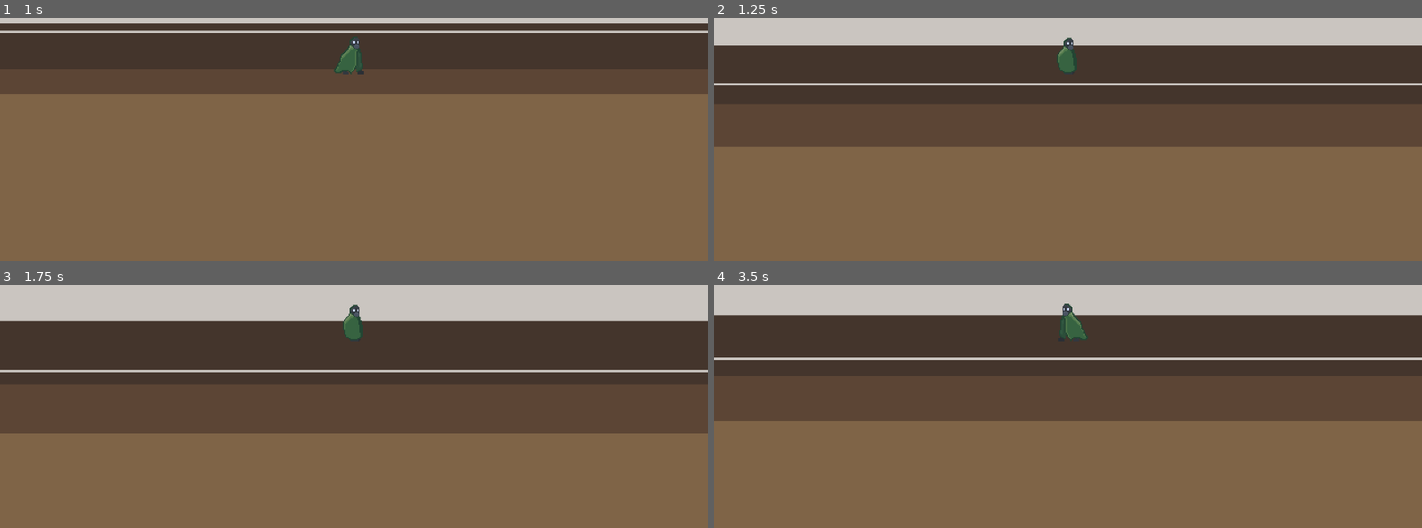
Above: before the commit, frames 1-4 (two rows, left to right).
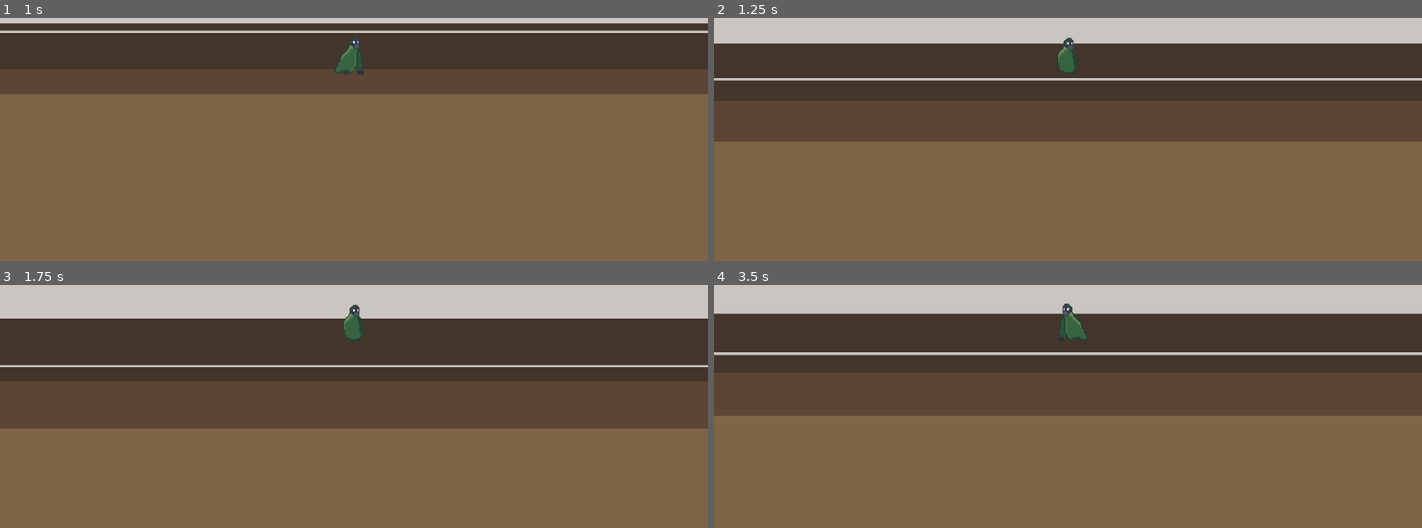
Above: after the commit, the same moments.

Repository: maroisa/everdusk
Game: Godot game, scene res://worlds/world.tscn
The game is run twice, just before and just after one commit, with the same random seed, the same clock (stepped at 60 frames per second) and the same inputs.
Inputs (mouse positions are in pixels of both pictures, inside the frame that each line leads up to):
- Up to frame 1 (1 s): tap Enter at 0.5 s; move the mouse to (509, 42) at 0.52 s; hold D (right) from 0.53 s (still down); click (509, 42) at 0.6 s; tap Space (ui_select) at 0.77, 0.8 s
- Up to frame 2 (1.25 s): keep holding D (right); tap Space (ui_select) at 1.07 s
- Up to frame 3 (1.75 s): keep holding D (right); move the mouse to (212, 348) at 1.27 s; tap Space (ui_select) at 1.35, 1.52 s; click (212, 348) at 1.55 s
- Up to frame 4 (3.5 s): tap Space (ui_select) at 1.82, 2.3, 2.75, 3.02, 3.32 s; move the mouse to (outside the picture) at 2.02 s; release D (right) at 2.03 s; hold A (left) 2.03-2.78 s; click (outside the picture) at 2.1 s; move the mouse to (1032, 408) at 2.77 s; hold D (right) from 2.78 s (still down); click (1032, 408) at 2.85 s

Frame 1 is identical in both runs. In frame 2, 4.7% of the frame differs, in the area x 0-100%, y 10-54%; in frame 3, 5.1%; in frame 4, 5.8%, in the area x 0-100%, y 11-56%.

Commit message:
add state machine

Diff:
--- a/characters/player/player.gd
+++ b/characters/player/player.gd
@@ -2,67 +2,7 @@
 
 const SPEED = 150
 
-var state = states.MOVE
 var velocity_static = Vector2()
 var velocity = Vector2()
 
 onready var animstate = $AnimationTree.get("parameters/playback")
-
-enum states {
-	MOVE
-	JUMP
-	ATTACK
-}
-
-var initial_state = false
-
-func move_state():
-	var direction = Input.get_axis("left", "right")
-	velocity.x = lerp(velocity.x, direction * SPEED, 0.2)
-
-	if $JumpTimer.is_stopped():
-		velocity.y += 10
-
-	if velocity.x != 0:
-		animstate.travel("Walk")
-		velocity_static = velocity
-	else:
-		animstate.travel("Idle")
-
-	if is_on_floor():
-		if Input.is_action_just_pressed("ui_select") and $JumpTimer.is_stopped():
-			velocity.y = -225
-			$JumpTimer.start()
-			state = states.JUMP
-
-		if Input.is_action_just_pressed("attack"):
-			animstate.travel("Attack")
-			state = states.ATTACK
-
-	move_and_slide(velocity, Vector2.UP)
-
-func attack_state():
-	if Input.is_action_just_pressed("attack"):
-		animstate.travel("Attack")
-		state = states.ATTACK
-
-	if animstate.get_current_node() != "Attack":
-		if initial_state:
-			initial_state = false
-			state = states.MOVE
-		else:
-			initial_state = true
-
-func jump_state():
-	print("JUmped")
-	if $JumpTimer.is_stopped():
-		velocity.y += 10
-
-	if is_on_floor():
-		state = states.MOVE
-	move_and_slide(velocity, Vector2.UP)
-
-func _physics_process(delta):
-	if state == states.MOVE: move_state()
-	if state == states.ATTACK: attack_state()
-	if state == states.JUMP: jump_state()
--- a/characters/player/player.tscn
+++ b/characters/player/player.tscn
@@ -1,8 +1,12 @@
-[gd_scene load_steps=35 format=2]
+[gd_scene load_steps=39 format=2]
 
 [ext_resource path="res://characters/player/player.png" type="Texture" id=1]
 [ext_resource path="res://characters/player/player.gd" type="Script" id=2]
 [ext_resource path="res://characters/player/animtree.gd" type="Script" id=3]
+[ext_resource path="res://classes/state_machine.gd" type="Script" id=4]
+[ext_resource path="res://characters/player/states/normal.gd" type="Script" id=5]
+[ext_resource path="res://characters/player/states/jump.gd" type="Script" id=6]
+[ext_resource path="res://characters/player/states/attack.gd" type="Script" id=7]
 
 [sub_resource type="RectangleShape2D" id=1]
 extents = Vector2( 8, 10 )
@@ -248,7 +252,6 @@
 offset = Vector2( 0, -8 )
 hframes = 5
 vframes = 8
-frame = 4
 
 [node name="JumpTimer" type="Timer" parent="."]
 wait_time = 0.1
@@ -279,3 +282,15 @@
 [node name="Camera2D" type="Camera2D" parent="."]
 current = true
 zoom = Vector2( 0.5, 0.5 )
+
+[node name="StateMachine" type="Node" parent="."]
+script = ExtResource( 4 )
+
+[node name="Normal" type="Node" parent="StateMachine"]
+script = ExtResource( 5 )
+
+[node name="Jump" type="Node" parent="StateMachine"]
+script = ExtResource( 6 )
+
+[node name="Attack" type="Node" parent="StateMachine"]
+script = ExtResource( 7 )
--- /dev/null
+++ b/characters/player/states/attack.gd
@@ -0,0 +1,15 @@
+extends State
+
+var initial_state = false
+
+func enter():
+	initial_state = false
+	player.animstate.travel("Attack")
+
+func update():
+	if player.animstate.get_current_node() != "Attack":
+		if initial_state:
+			initial_state = false
+			machine.travel("Normal")
+		else:
+			initial_state = true
--- /dev/null
+++ b/characters/player/states/jump.gd
@@ -0,0 +1,15 @@
+extends State
+
+func enter():
+	player.velocity.y = -225
+	$"../../JumpTimer".start()
+
+func update():
+	print("JUmped")
+	if $"../../JumpTimer".is_stopped():
+		player.velocity.y += 10
+
+	if player.is_on_floor():
+		machine.travel("Normal")
+
+	player.move_and_slide(player.velocity, Vector2.UP)
--- /dev/null
+++ b/characters/player/states/normal.gd
@@ -0,0 +1,23 @@
+extends State
+
+func update():
+	var direction = Input.get_axis("left", "right")
+	player.velocity.x = lerp(player.velocity.x, direction * 150, 0.2)
+
+	if $"../../JumpTimer".is_stopped():
+		player.velocity.y += 10
+
+	if player.velocity.x != 0:
+		player.animstate.travel("Walk")
+		player.velocity_static = player.velocity
+	else:
+		player.animstate.travel("Idle")
+
+	if player.is_on_floor():
+		if Input.is_action_just_pressed("ui_select") and $"../../JumpTimer".is_stopped():
+			machine.travel("Jump")
+
+		if Input.is_action_just_pressed("attack"):
+			machine.travel("Attack")
+
+	player.move_and_slide(player.velocity, Vector2.UP)
--- /dev/null
+++ b/classes/state.gd
@@ -0,0 +1,14 @@
+extends Node
+class_name State
+
+var machine: Node = null
+onready var player: KinematicBody2D = get_parent().get_parent()
+
+func enter():
+	pass
+
+func exit():
+	pass
+
+func update():
+	pass
--- /dev/null
+++ b/classes/state_machine.gd
@@ -0,0 +1,24 @@
+extends Node
+class_name StateMachine
+
+export var initial_state = "Normal"
+onready var state: Node = get_node(initial_state)
+
+func _ready():
+	for child in get_children():
+		child.machine = self
+
+	yield(owner, "ready")
+
+	state.enter()
+
+func _physics_process(delta):
+	state.update()
+
+func travel(new_state):
+	if not has_node(new_state): return
+	if state.name == new_state: return
+
+	state.exit()
+	state = get_node(new_state)
+	state.enter()
--- a/project.godot
+++ b/project.godot
@@ -7,6 +7,22 @@
 ;   param=value ; assign values to parameters
 
 config_version=4
+
+_global_script_classes=[ {
+"base": "Node",
+"class": "State",
+"language": "GDScript",
+"path": "res://classes/state.gd"
+}, {
+"base": "Node",
+"class": "StateMachine",
+"language": "GDScript",
+"path": "res://classes/state_machine.gd"
+} ]
+_global_script_class_icons={
+"State": "",
+"StateMachine": ""
+}
 
 [application]
 
--- /dev/null
+++ b/worlds/prologue.tscn
@@ -0,0 +1,3 @@
+[gd_scene format=2]
+
+[node name="Prologue" type="Node2D"]
